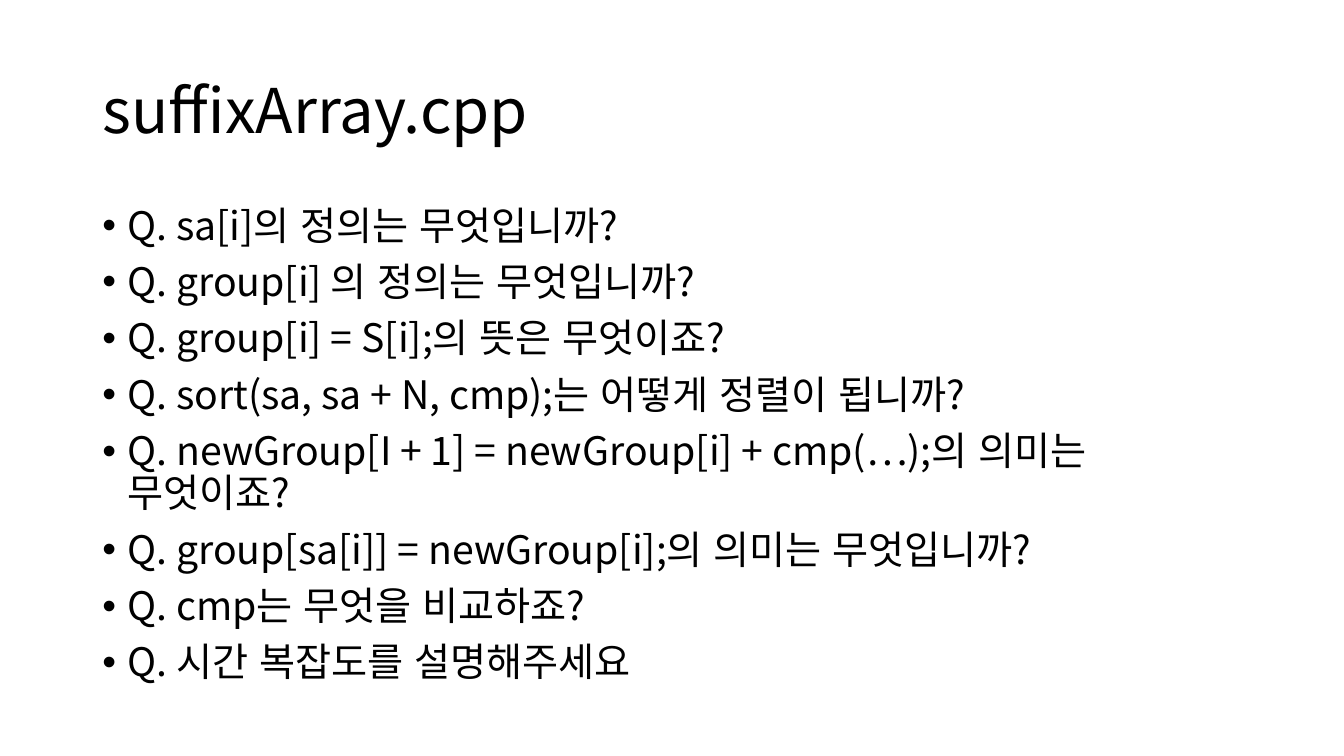
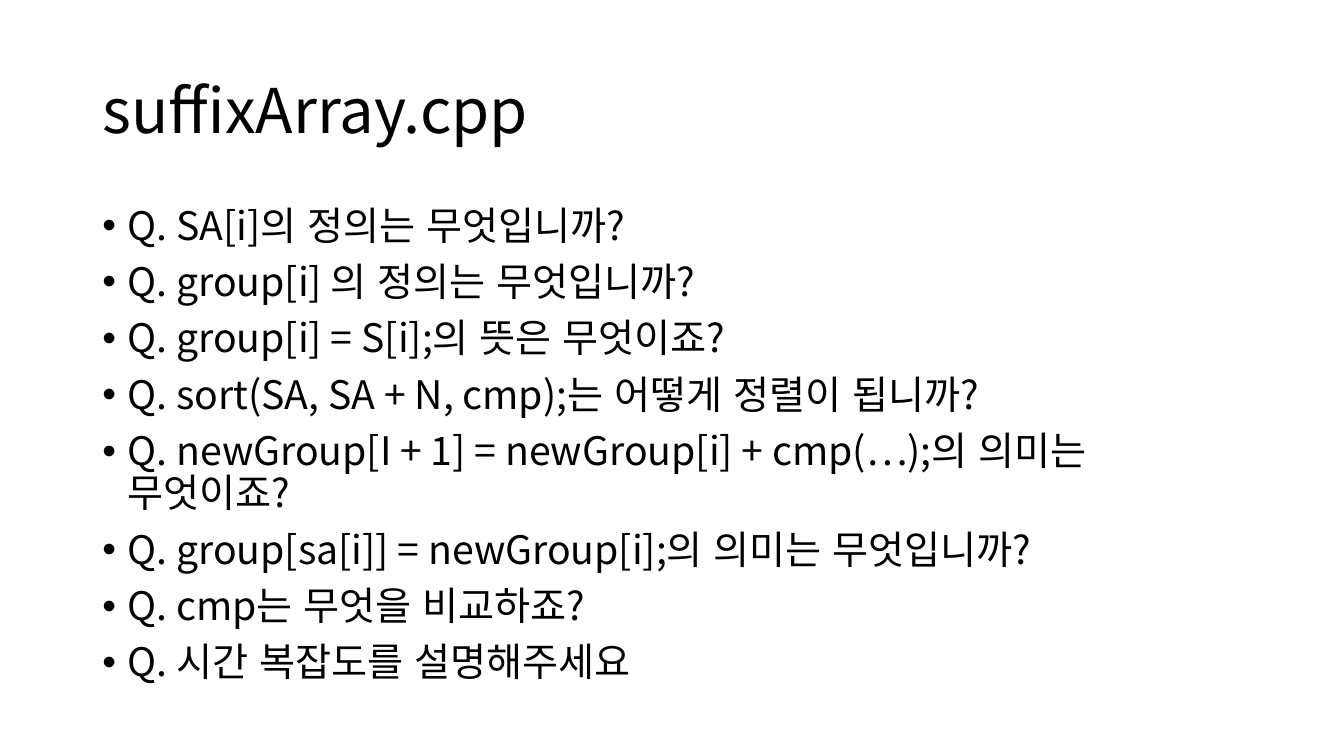
Before and after one commit to ALGOSOPT/algosopt, a slide deck: slide 12 of Chapter20/접미사배열ppt.pptx. Drawn at 1344x756 pixels with LibreOffice and Linux fonts; fonts in the diff are those of the drawing. Boxes give left, top, right and bottom in pixels: in the first picture for what was removed or moved away, otherwise in the second. Text is boxed around its words. In the diff, an @@ line names an element or a change of style, - is before the commit and + after.

```diff
--- a/Chapter20/접미사배열ppt.pptx
+++ b/Chapter20/접미사배열ppt.pptx
@@ text at (128,207,626,248): text changed @@
-• Q. sa[i]의 정의는 무엇입니까?
+• Q. SA[i]의 정의는 무엇입니까?
@@ text at (128,376,979,418): text changed @@
-• Q. sort(sa, sa + N, cmp);는 어떻게 정렬이 됩니까?
+• Q. sort(SA, SA + N, cmp);는 어떻게 정렬이 됩니까?
```
Also in this commit, not shown: 2 other slides changed, 1 slide added, 1 other file.
